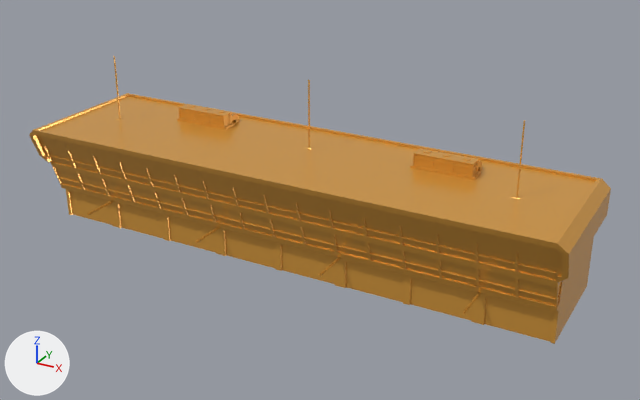
The glTF model models/ultimate-pack/low-poly-10/t/racing-building-race-track-long.glb, before and after one commit.
One viewpoint serves both versions: a 50 mm camera at (35.8, -62.6, 36.3) aimed at (2.2, -1.6, 5.8). Arrows for +X, +Y and +Z are at lower left; the lights stay in place. The older version comes first. Where no turn or scale is listed for an object, it has been applied to the vertices.

In view in the first picture: 'building-race-track-long'.
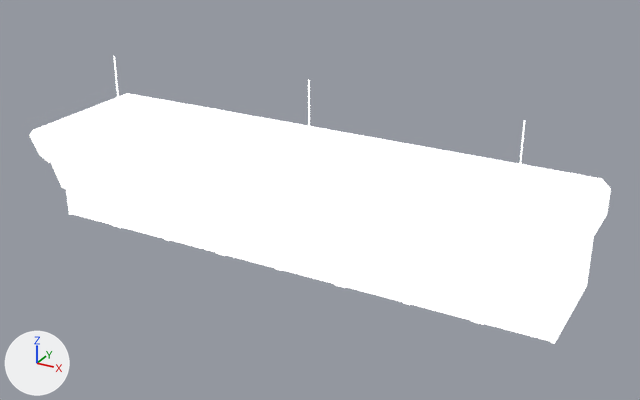
Pixel boxes [x1, y1, x2, y2] of what changed, in the pictures (640 x 400 px):
'building-race-track-long', recoloured (lighter): [29, 56, 611, 344] in both

The change, as a list of edits to the scene's bpy script:
```text
Change mat_lowpoly_colors:
    where n0 = _N.new('ShaderNodeBsdfPrincipled'); n0.name = 'Principled BSDF'
    remove n0.inputs[1].default_value = 0.4  # 'Metallic'
    n0.inputs[2].default_value: 0.272 -> 0.986  # 'Roughness'
    add n0.inputs[28].default_value = 1.0  # 'Emission Strength'
    remove n2 = _N.new('ShaderNodeMix'); n2.name = 'Mix'
    remove n2.data_type = 'RGBA'
    remove n2.blend_type = 'MULTIPLY'
    remove n2.inputs[0].default_value = 1.0  # 'Factor'
    remove n2.inputs[7].default_value = (0.8, 0.388, 0.0631, 1.0)  # 'B', orange #e7a747
    where n3 = _N.new('ShaderNodeVertexColor'); n3.name = 'Color Attribute'
    remove _L.new(n2.outputs[2], n0.inputs[0])  # 'Result' to 'Base Color'
    remove _L.new(n3.outputs[0], n2.inputs[6])  # 'Color' to 'A'
    add _L.new(n3.outputs[0], n0.inputs[0])  # 'Color' to 'Base Color'
```
